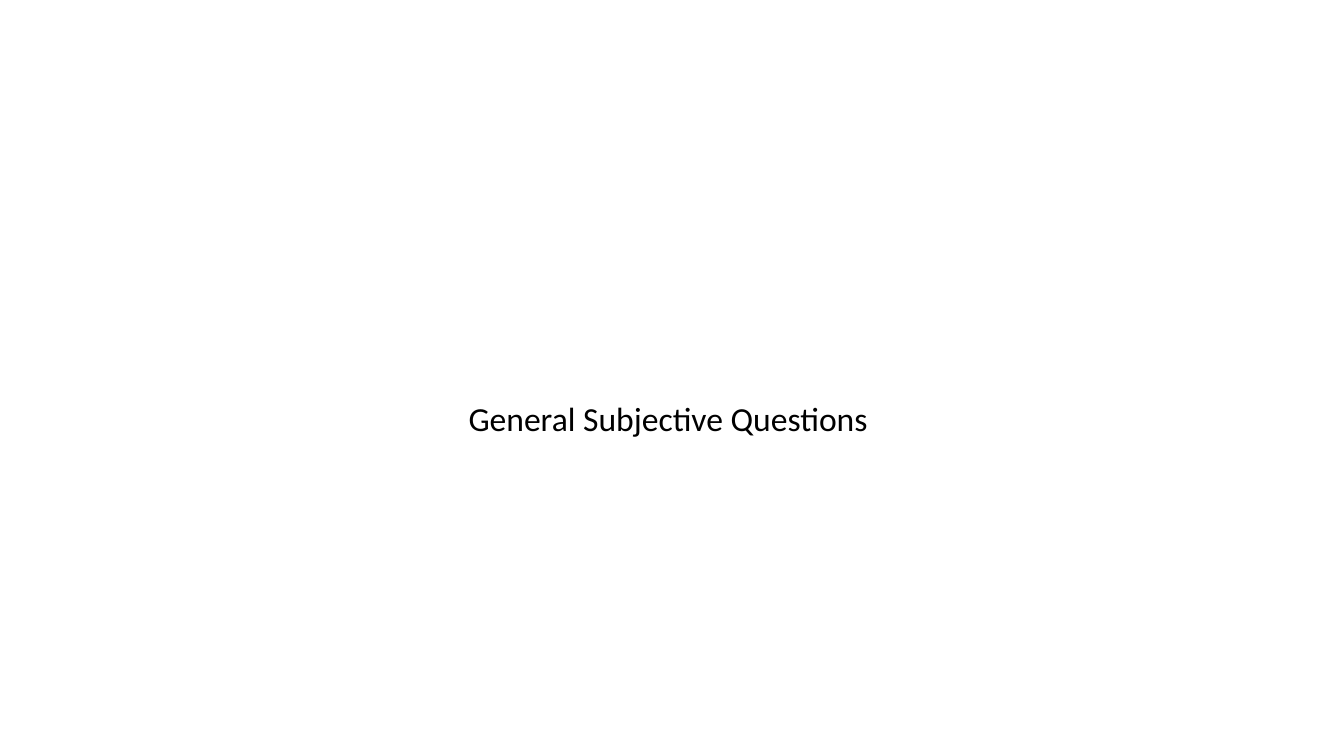
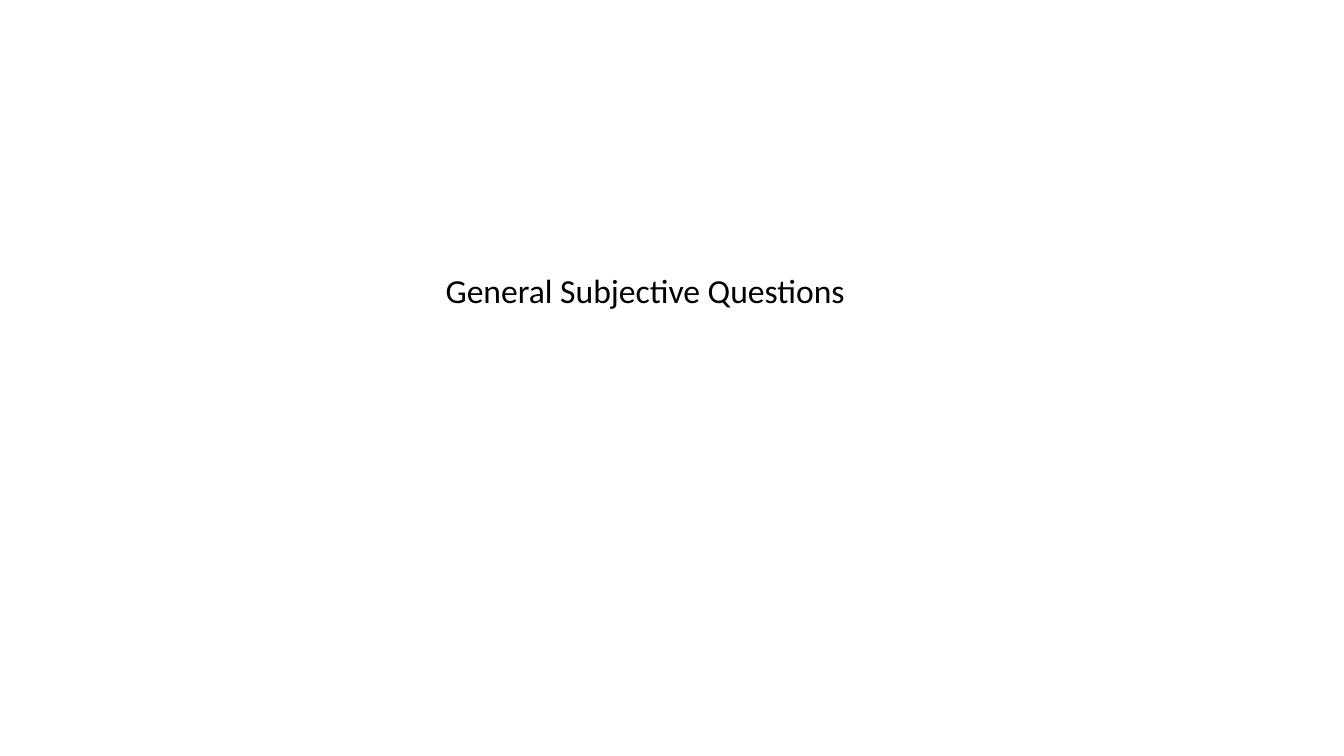
Before and after one commit to krishnajiraoh/upGrad_linear_regression_assignment, a slide deck: slide 5 of Subjective Questions.pptx. Drawn at 1344x756 pixels with LibreOffice and Linux fonts; fonts in the diff are those of the drawing. Boxes give left, top, right and bottom in pixels: in the first picture for what was removed or moved away, otherwise in the second. Text is boxed around its words. In the diff, an @@ line names an element or a change of style, - is before the commit and + after.

```diff
--- a/Subjective Questions.pptx
+++ b/Subjective Questions.pptx
@@ subtitle "General Subjective Questions": place and size @@
-subtitle "General Subjective Questions" at [469, 407, 868, 437]
+subtitle "General Subjective Questions" at [446, 279, 845, 309]
```
Also in this commit, not shown: 6 other slides changed.
